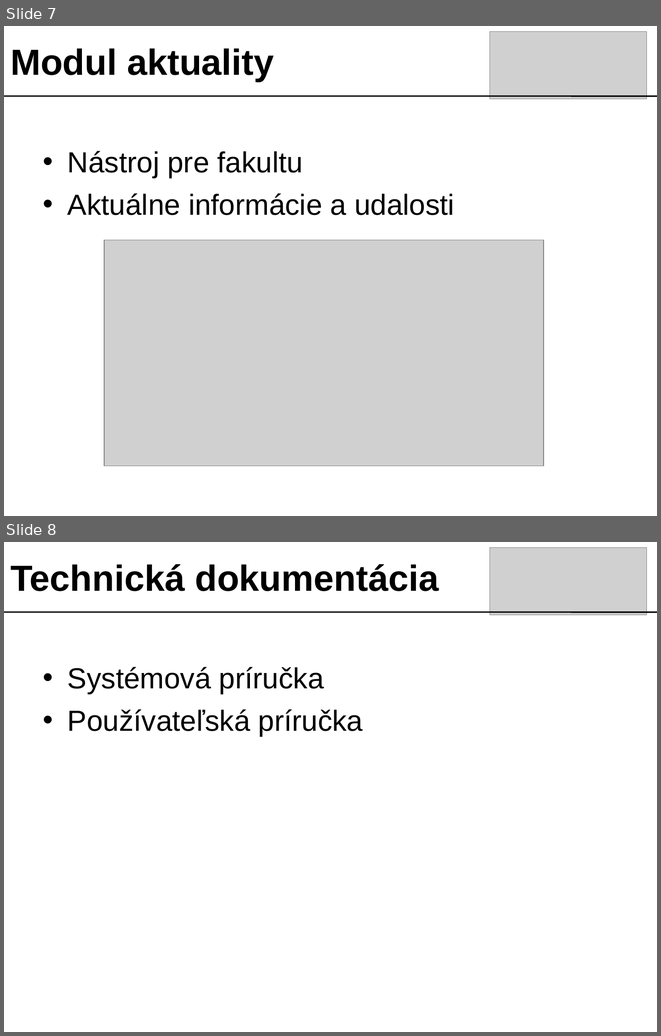
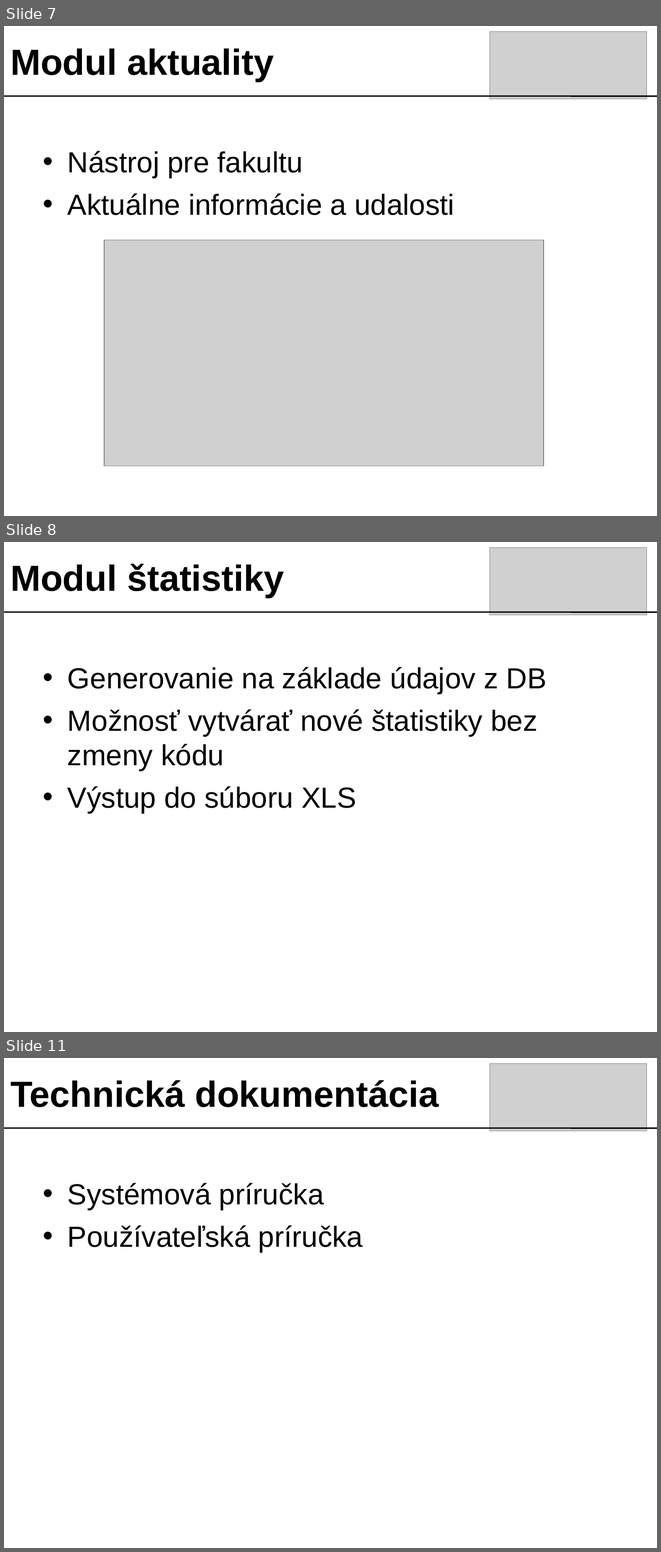
Before and after one commit to googlecode-mirror/timovy2007, a slide deck: doc/prezentacia/tech_presentation.ppt. Shown one above the other, each under a label of ours: slides 7 and 8 before the commit, slides 7, 8 and 11 after it; the slides between them are not shown. The pictures are 661x1036 and 661x1552 pixels, drawn with LibreOffice and Linux fonts; fonts in the diff are those of the drawing; grey boxes stand for pictures. Boxes give left, top, right and bottom in pixels: in the first picture for what was removed or moved away, otherwise in the second. Text is boxed around its words. In the diff, an @@ line names an element or a change of style, - is before the commit and + after.

```diff
--- a/doc/prezentacia/tech_presentation.ppt
+++ b/doc/prezentacia/tech_presentation.ppt
@@ slide 8 added at bbox=[4, 542, 657, 1032], background #FFFFFF @@
@@ picture added at bbox=[490, 548, 646, 615] @@
@@ text added at bbox=[10, 564, 284, 598], 40 pt, text #000000, bold @@
+Modul štatistiky
@@ line added from (4, 612) to (657, 612), #000000 1.5 pt @@
@@ text added at bbox=[68, 667, 547, 813], 32 pt, text #000000 @@
+• Generovanie na základe údajov z DB
+• Možnosť vytvárať nové štatistiky bez zmeny kódu
+• Výstup do súboru XLS
@@ what was slide 8 is now slide 11 @@
```
Also in this commit, not shown: 3 other slides added, 1 slide removed.
